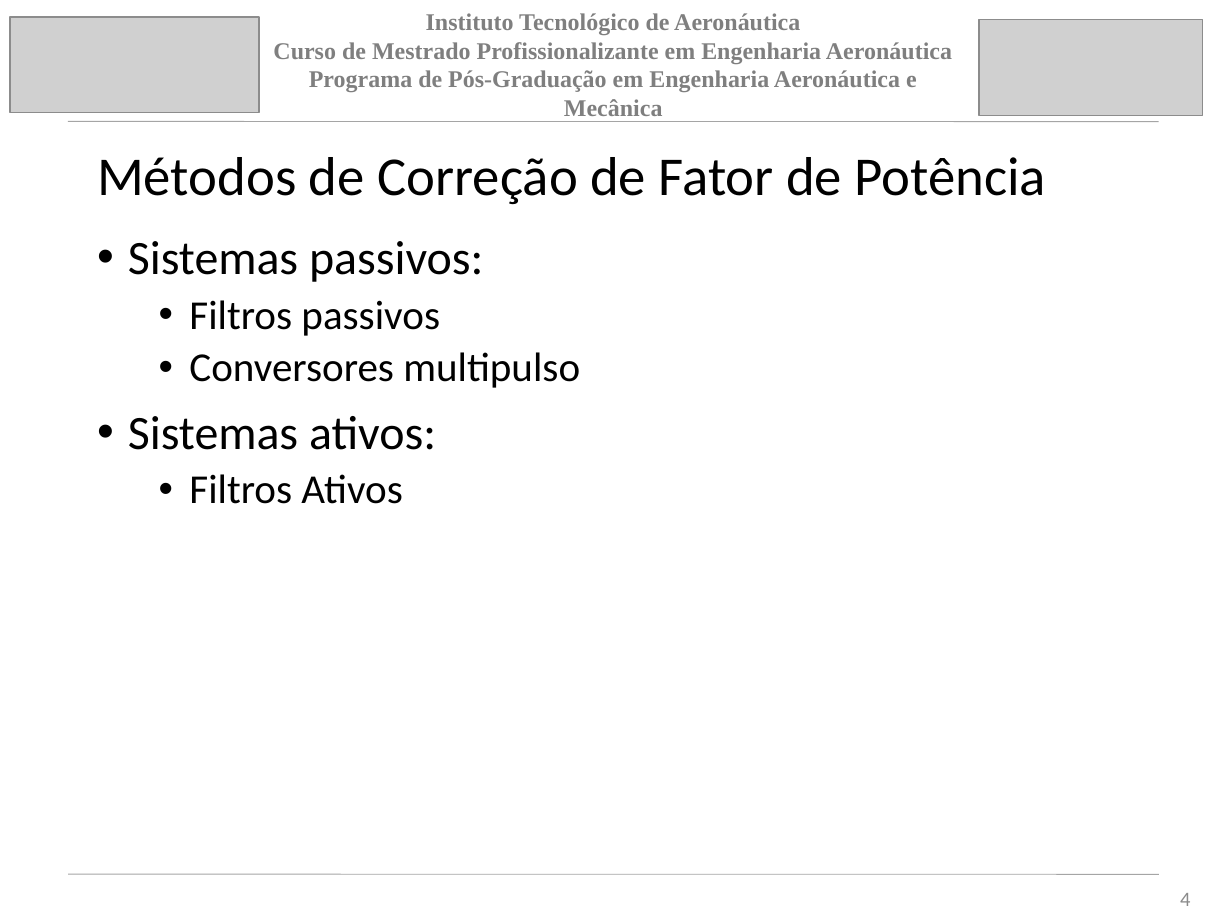
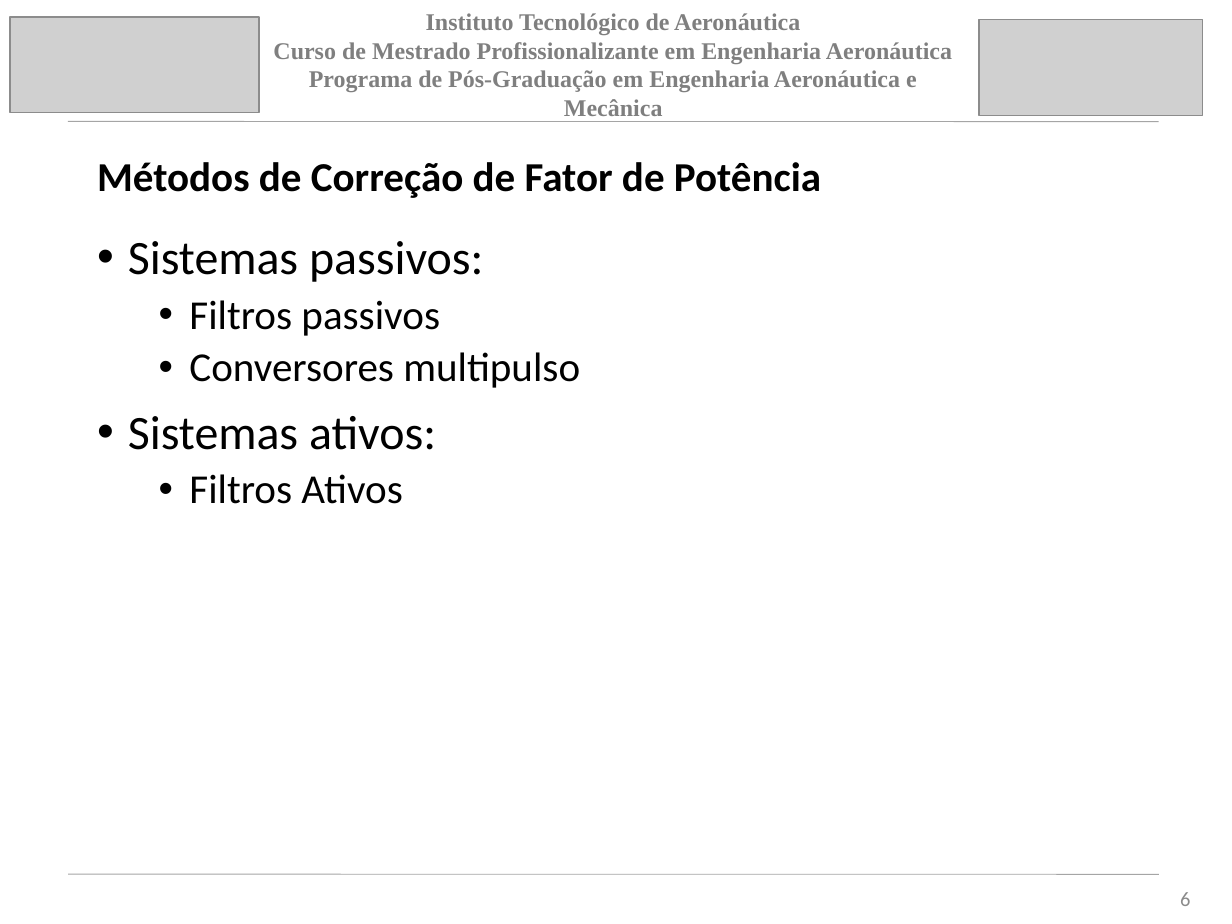
Before and after one commit to jpsoliv/MestradoJPSO, a slide deck: slide 6 of Apresentação/Apresentação_baixo_nivel.pptx (slide 4 before the commit). Drawn at 1232x924 pixels with LibreOffice and Linux fonts; fonts in the diff are those of the drawing; grey boxes stand for pictures. Boxes give left, top, right and bottom in pixels: in the first picture for what was removed or moved away, otherwise in the second. Text is boxed around its words. In the diff, an @@ line names an element or a change of style, - is before the commit and + after.

```diff
--- a/Apresentação/Apresentação_baixo_nivel.pptx
+++ b/Apresentação/Apresentação_baixo_nivel.pptx
@@ title "Métodos de Correção de Fator ..." at (x1=97, y1=162, x2=821, y2=198): size 32 to 24 pt, bold on @@
@@ page number at (x1=1180, y1=892, x2=1190, y2=906): text changed @@
-4
+6
```
Also in this commit, not shown: 5 other slides changed, 3 slides added.
